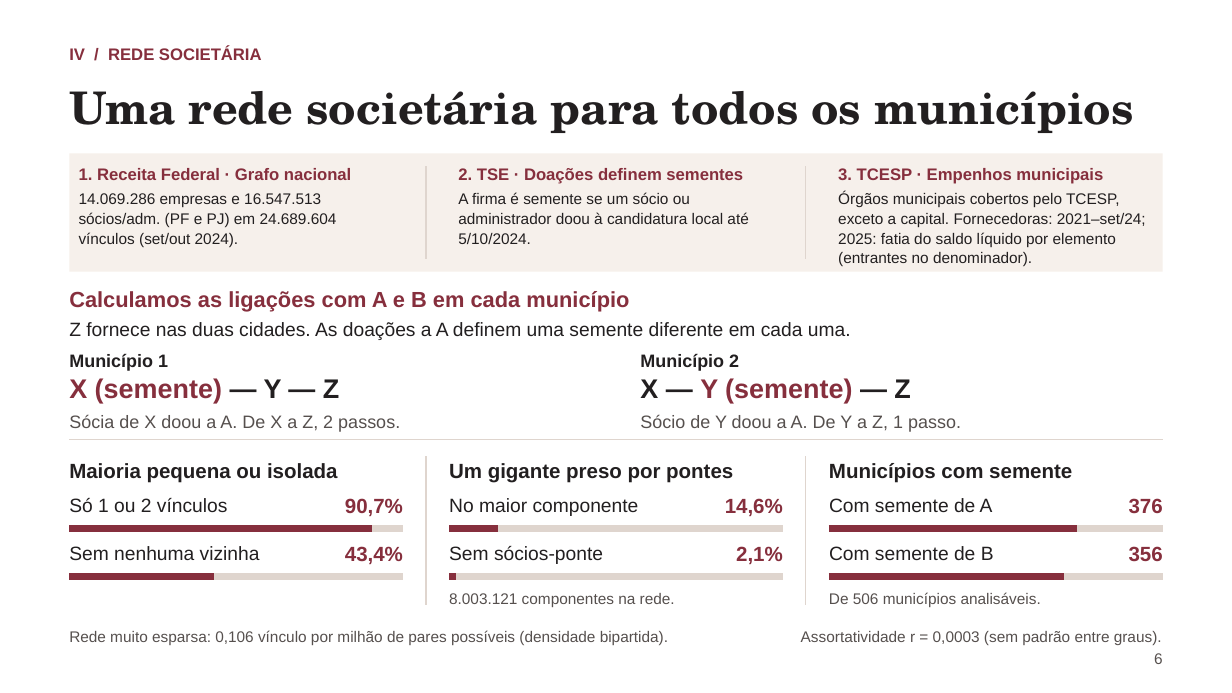
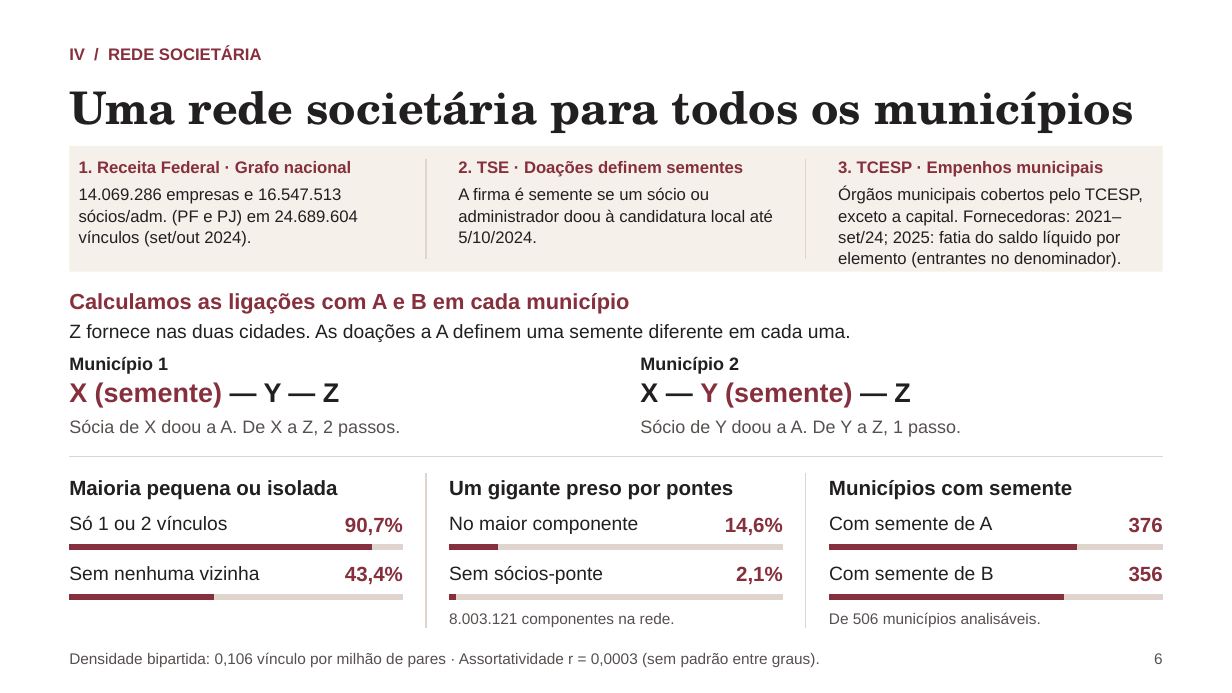
Before and after one commit to rafaelt0/redes-empresariais-alternancia-politica, a slide deck: slide 6 of output/deck.pptx. Drawn at 1232x693 pixels with LibreOffice and Linux fonts; fonts in the diff are those of the drawing. Boxes give left, top, right and bottom in pixels: in the first picture for what was removed or moved away, otherwise in the second. Text is boxed around its words. In the diff, an @@ line names an element or a change of style, - is before the commit and + after.

```diff
--- a/output/deck.pptx
+++ b/output/deck.pptx
@@ rectangle: place and size @@
-rectangle at (69,153,1163,272)
+rectangle at (69,146,1163,272)
@@ line moved from (426, 166) - (426, 259) to (426, 159) - (426, 259) @@
@@ line moved from (806, 166) - (806, 259) to (806, 159) - (806, 259) @@
@@ 3 texts: place and size @@
-3 texts at (79,168,1103,184)
+3 texts at (79,161,1103,177)
@@ size 12 to 13 pt in 3 elements at (79,188,358,247), (458,187,773,243), (838,187,1143,268) @@
@@ 4 texts: place and size @@
-4 texts at (69,378,961,432)
+4 texts at (69,382,961,437)
@@ 3 texts, 1 line: place and size @@
-3 texts, 1 line at (69,440,1163,483)
+3 texts, 1 line at (69,457,1163,500)
@@ line moved from (426, 457) - (426, 605) to (426, 473) - (426, 628) @@
@@ line moved from (806, 457) - (806, 605) to (806, 473) - (806, 628) @@
@@ 14 texts, 12 lines: place and size @@
-14 texts, 12 lines at (69,498,1163,607)
+14 texts, 12 lines at (69,516,1163,627)
@@ text at (69,652,820,667): text changed @@
-Assortatividade r = 0,0003 (sem padrão entre graus).
+Densidade bipartida: 0,106 vínculo por milhão de pares · Assortatividade r = 0,0003 (sem padrão entre graus).
@@ text removed at (69,630,668,645) @@
-Rede muito esparsa: 0,106 vínculo por milhão de pares possíveis (densidade bipartida).
```
Also in this commit, not shown: 6 other slides changed, 10 other files.
